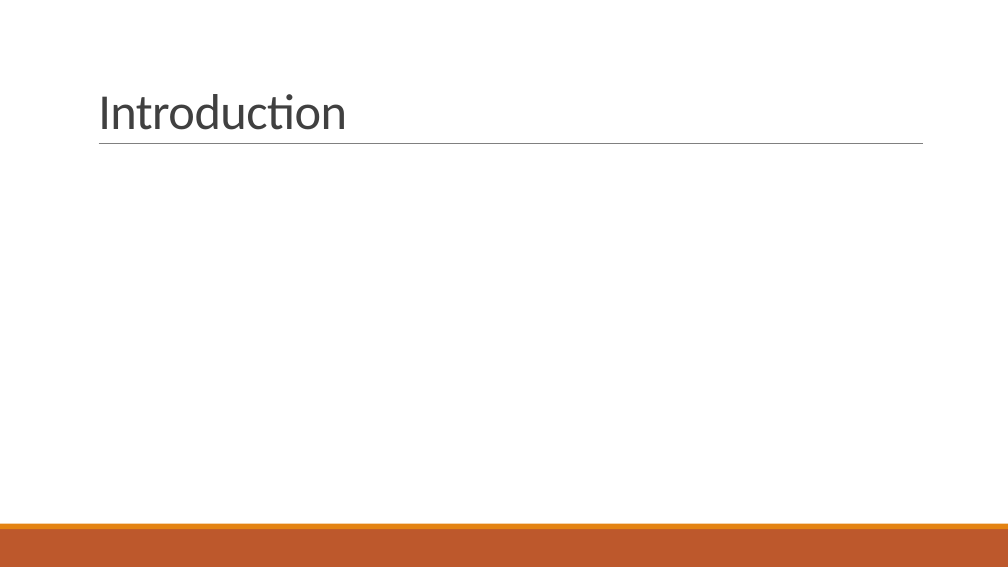
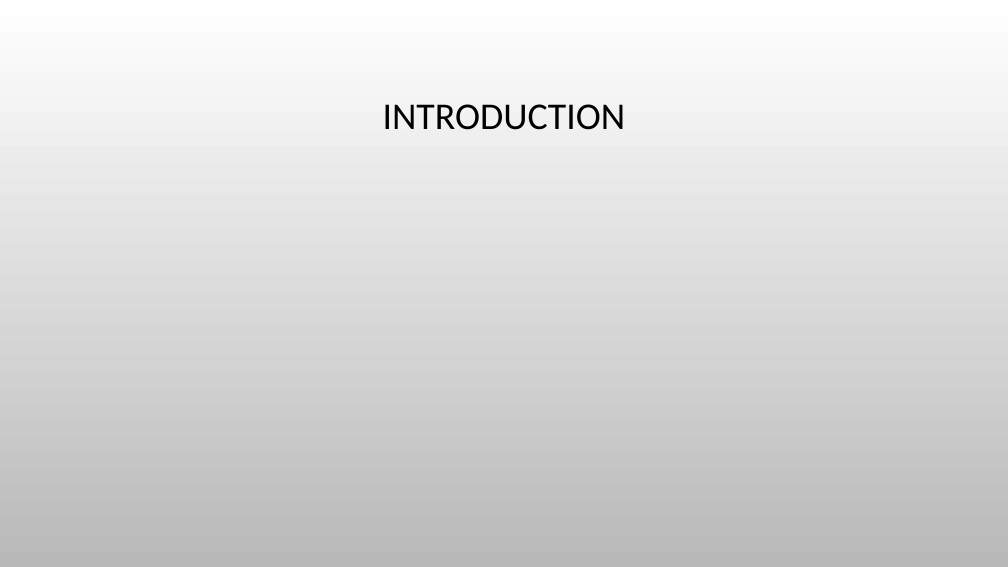
Before and after one commit to duanxiaoyun/ppaperssss, a slide deck: slide 2 of bi_ye_lun_wen/Development and Evaluation of Mixed Reality Educational Applications.pptx. Drawn at 1008x567 pixels with LibreOffice and Linux fonts; fonts in the diff are those of the drawing; background and template pictures are left out. Boxes give left, top, right and bottom in pixels: in the first picture for what was removed or moved away, otherwise in the second. Text is boxed around its words. In the diff, an @@ line names an element or a change of style, - is before the commit and + after.

```diff
--- a/bi_ye_lun_wen/Development and Evaluation of Mixed Reality Educational Applications.pptx
+++ b/bi_ye_lun_wen/Development and Evaluation of Mixed Reality Educational Applications.pptx
@@ background #FFFFFF to picture (left out) @@
@@ title "INTRODUCTION" at (383,104,626,130): vertical alignment bottom to middle @@
@@ title at (383,104,626,130): text changed; size 48 to 36 pt; text colour #404040 to #000000 @@
-Introduction
+INTRODUCTION
@@ line removed from (99, 144) to (923, 144) @@
@@ rectangle removed at (0,529,1008,567) @@
@@ rectangle removed at (0,524,1008,529) @@
```
Also in this commit, not shown: 2 other slides changed, 8 slides added, 8 slides removed, 1 other file.
